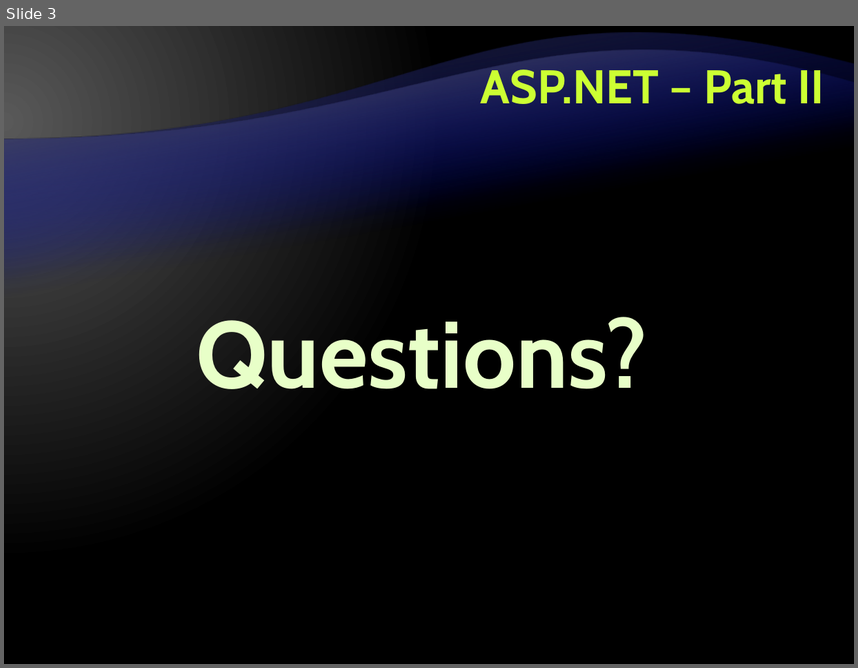
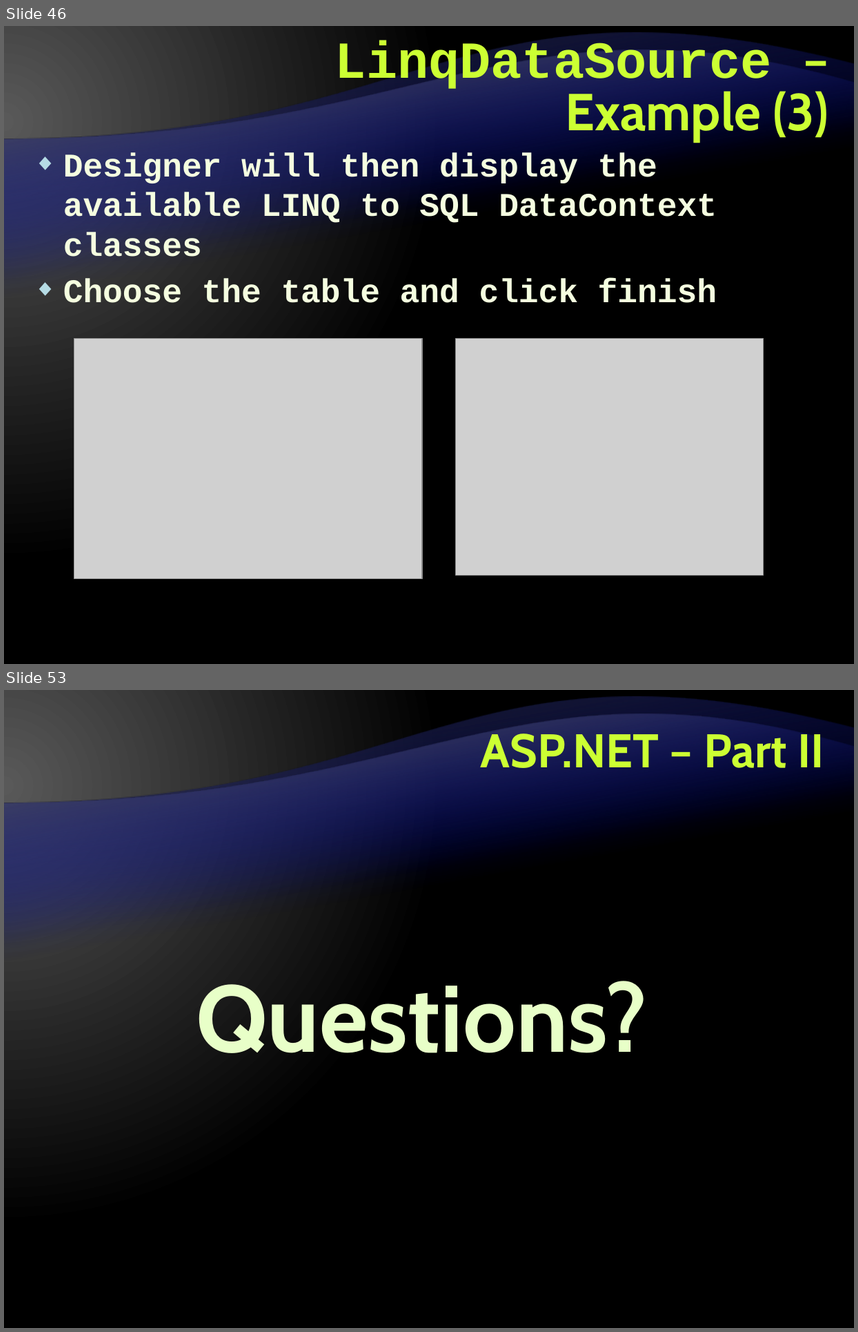
Before and after one commit to Graveheart/aspnetcourse, a slide deck: lectures/9. ASP.NET – Part II.pptx. Shown one above the other, each under a label of ours: slide 3 before the commit, slides 46 and 53 after it; the slides between them are not shown. The pictures are 858x668 and 858x1332 pixels, drawn with LibreOffice and Linux fonts; fonts in the diff are those of the drawing; grey boxes stand for pictures; background and template pictures are left out. Boxes give left, top, right and bottom in pixels: in the first picture for what was removed or moved away, otherwise in the second. Text is boxed around its words. In the diff, an @@ line names an element or a change of style, - is before the commit and + after.

```diff
--- a/lectures/9. ASP.NET – Part II.pptx
+++ b/lectures/9. ASP.NET – Part II.pptx
@@ slide 46 added at box(4, 26, 854, 664), background gradient #595959 to #000000; not listed: 2 template elements that a slide beside it also shows @@
@@ title added at box(335, 40, 829, 141), 44 pt, text #CCFF33, bold @@
+LinqDataSource – Example (3)
@@ text added at box(63, 152, 717, 303), 28 pt, text #F5FFE0, bold @@
+◆ Designer will then display the available LINQ to SQL DataContext classes
+◆ Choose the table and click finish
@@ picture added at box(74, 338, 422, 579) @@
@@ picture added at box(455, 338, 763, 575) @@
@@ what was slide 3 is now slide 53 @@
```
Also in this commit, not shown: 2 slides changed, 50 other slides added.
